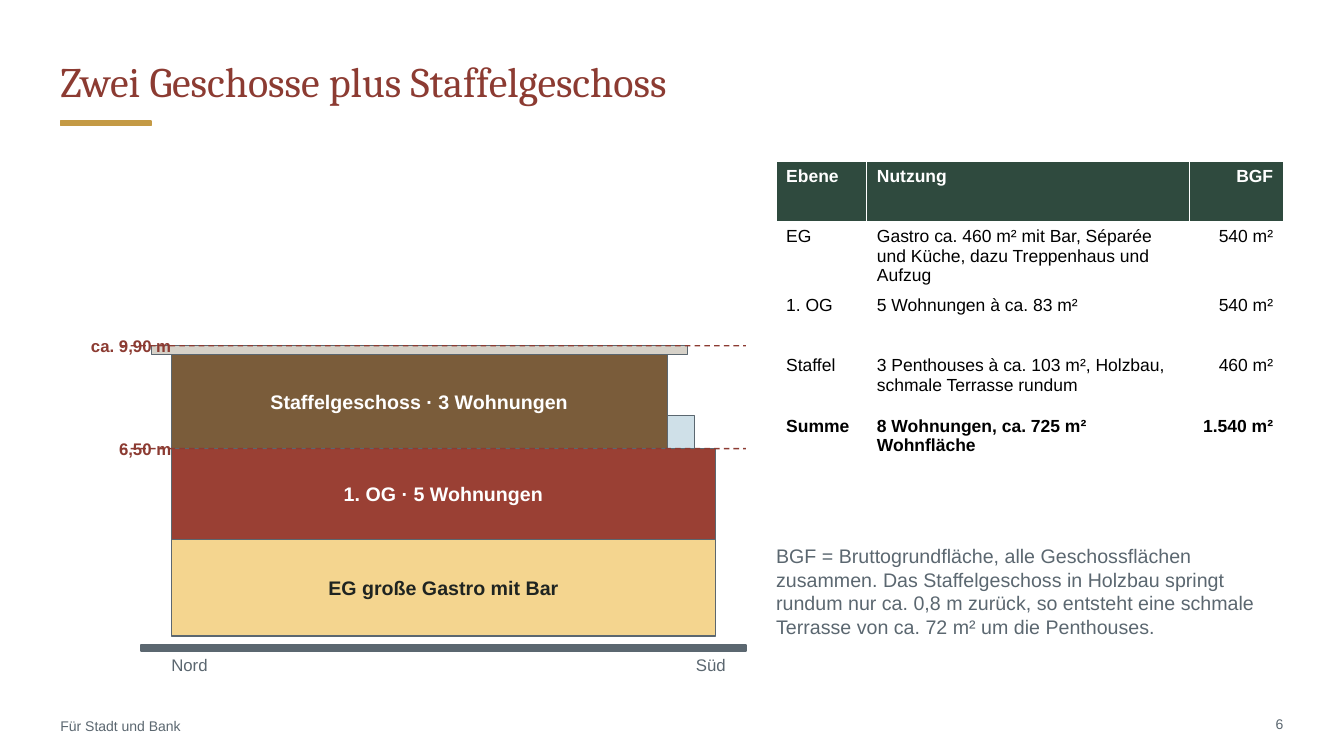
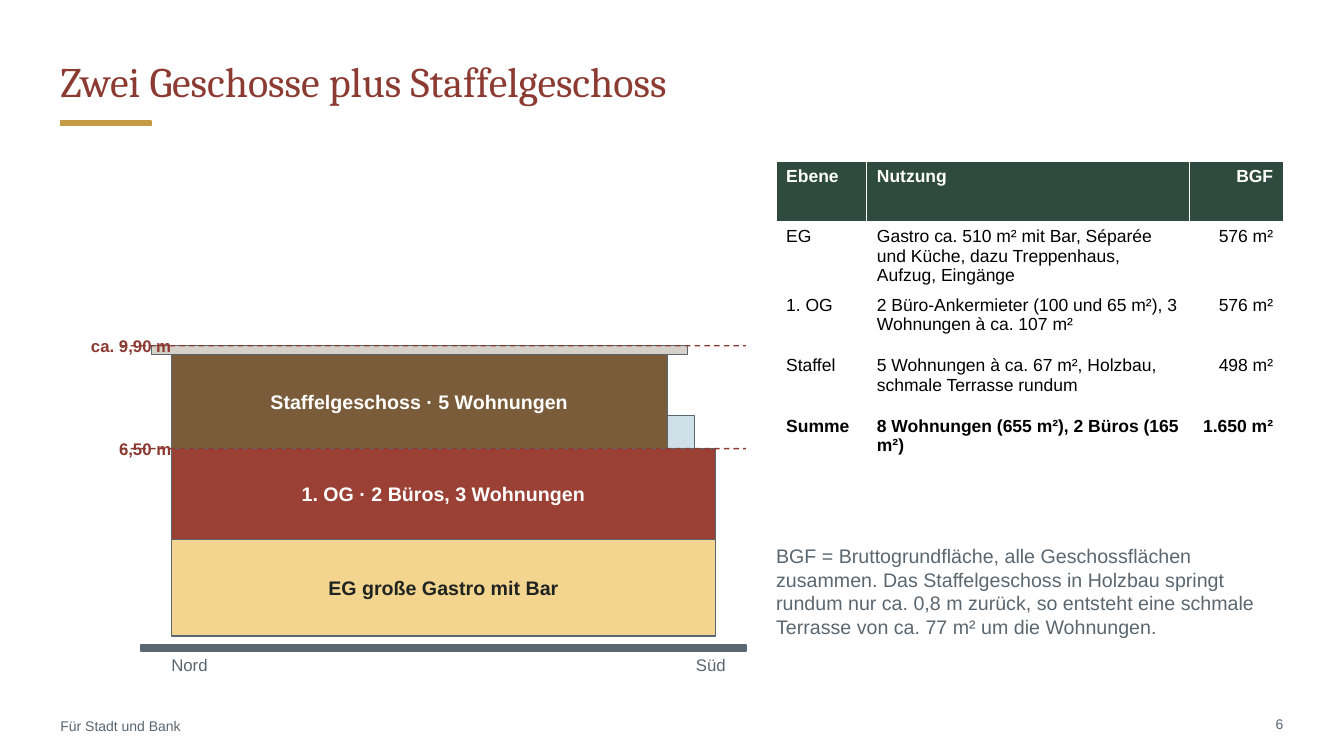
Before and after one commit to CartoonUsername/bau-projekt, a slide deck: slide 6 of praesentation/Neue-Mitte-Werlte_Baufeld3_8-Wohnungen_Grosse-Gastro-EG.pptx. Drawn at 1344x756 pixels with LibreOffice and Linux fonts; fonts in the diff are those of the drawing. Boxes give left, top, right and bottom in pixels: in the first picture for what was removed or moved away, otherwise in the second. Text is boxed around its words. In the diff, an @@ line names an element or a change of style, - is before the commit and + after.

```diff
--- a/praesentation/Neue-Mitte-Werlte_Baufeld3_8-Wohnungen_Grosse-Gastro-EG.pptx
+++ b/praesentation/Neue-Mitte-Werlte_Baufeld3_8-Wohnungen_Grosse-Gastro-EG.pptx
@@ table at (776,161,1284,459) @@
-row 2, column 2: Gastro ca. 460 m² mit Bar, Séparée und Küche, dazu Treppenhaus und Aufzug
+row 2, column 2: Gastro ca. 510 m² mit Bar, Séparée und Küche, dazu Treppenhaus, Aufzug, Eingänge
-row 2, column 3: 540 m²
+row 2, column 3: 576 m²
-row 3, column 2: 5 Wohnungen à ca. 83 m²
+row 3, column 2: 2 Büro-Ankermieter (100 und 65 m²), 3 Wohnungen à ca. 107 m²
-row 3, column 3: 540 m²
+row 3, column 3: 576 m²
-row 4, column 2: 3 Penthouses à ca. 103 m², Holzbau, schmale Terrasse rundum
+row 4, column 2: 5 Wohnungen à ca. 67 m², Holzbau, schmale Terrasse rundum
-row 4, column 3: 460 m²
+row 4, column 3: 498 m²
-row 5, column 2: 8 Wohnungen, ca. 725 m² Wohnfläche
+row 5, column 2: 8 Wohnungen (655 m²), 2 Büros (165 m²)
-row 5, column 3: 1.540 m²
+row 5, column 3: 1.650 m²
@@ text at (270,394,568,413): text changed @@
-Staffelgeschoss · 3 Wohnungen
+Staffelgeschoss · 5 Wohnungen
@@ text at (302,486,585,505): text changed @@
-1. OG · 5 Wohnungen
+1. OG · 2 Büros, 3 Wohnungen
@@ text at (776,549,1254,638): text changed @@
-BGF = Bruttogrundfläche, alle Geschossflächen zusammen. Das Staffelgeschoss in Holzbau springt rundum nur ca. 0,8 m zurück, so entsteht eine schmale Terrasse von ca. 72 m² um die Penthouses.
+BGF = Bruttogrundfläche, alle Geschossflächen zusammen. Das Staffelgeschoss in Holzbau springt rundum nur ca. 0,8 m zurück, so entsteht eine schmale Terrasse von ca. 77 m² um die Wohnungen.
```
Also in this commit, not shown: 24 other slides changed, 1 slide added, 20 other files.
